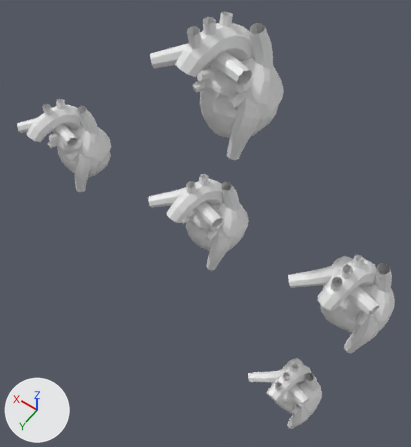
An edit to the Blender file Lisa Blender Files/heart blockout 2.0.blend, drawn before and after from the same camera.
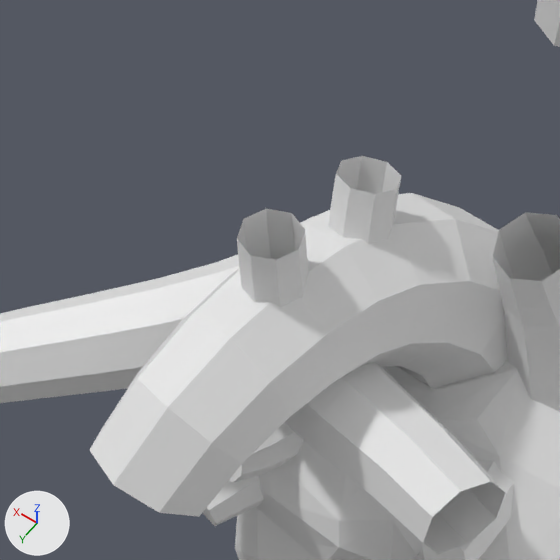
The first picture shows the older version from a 50 mm camera at (-5.3, 8.24, 15.45) aimed at (0.71, -0.18, 2.23). The close-ups show both versions on the part from 37% to 56% of the width and 34% to 51% of the height of that picture; other places that the commit changed are outside them. The lights are fixed; the arrows at lower left show +X, +Y and +Z.

Script lines for the objects in view, before the commit:
```python
ob_aorta_039 = bpy.data.objects.new('aorta.039', cu_beziercurve_078)
ob_aorta_039.location = (-0.744, 1.051, 6.738)
ob_aorta_039.rotation_euler = (1.684, 5.137, -1.709)  # degrees (96, 294, -98)
ob_aorta_046 = bpy.data.objects.new('aorta.046', cu_beziercurve_010)
ob_aorta_046.location = (0.558, 0.653, 5.305)
ob_aorta_046.rotation_euler = (1.617, 1.558, -1.527)  # degrees (93, 89, -87)
ob_hart_zbrush_defualt_group_011 = bpy.data.objects.new('hart:ZBrush_defualt_group.011', me_mesh_006)
ob_hart_zbrush_defualt_group_011.location = (0.336, 0.0, 2.924)
ob_hart_zbrush_defualt_group_011.rotation_euler = (1.484, 0.0, 3.142)  # degrees (85, 0, 180)
ob_hart_zbrush_defualt_group_011.scale = (0.303, 0.303, 0.303)
# also in view: 'aorta.045' at (0.48, 0.24, 4.6); 'aorta.052' at (0.72, 0.4, 3.16); 'pulmonary trunk.008' at (0.72, 0.17, 3.4); 'aorta.051' at (0.63, 0.36, 3.43); 'hart:ZBrush_defualt_group.001' at (0.23, -0.08, 2.67)
```
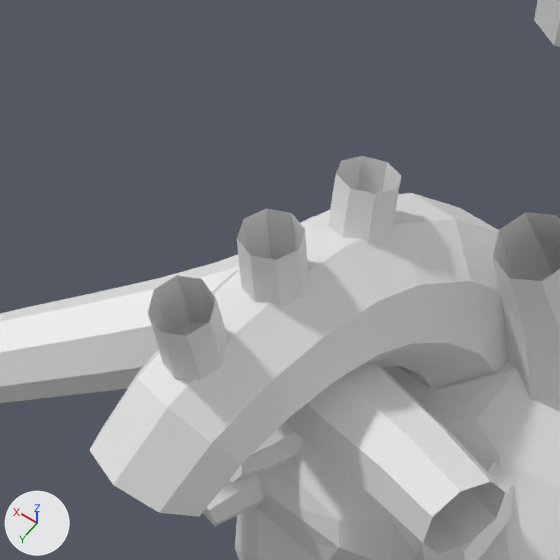
Patch to the scene script:
```diff
--- a/Lisa Blender Files/heart blockout 2.0.blend.py
+++ b/Lisa Blender Files/heart blockout 2.0.blend.py
@@ cu_beziercurve_048 @@
+cu_beziercurve_048 = bpy.data.curves.new('BezierCurve.048', 'CURVE')
+cu_beziercurve_048.dimensions = '3D'
+_sp = cu_beziercurve_048.splines.new('BEZIER'); _sp.bezier_points.add(1)
+_sp.bezier_points.foreach_set('co', [0.906, 0.0621, -0.0157, 0.491, -0.0208, -0.0000801])
+_sp.bezier_points.foreach_set('handle_left', [0.969, 0.0621, -0.0157, 0.601, 0.00674, -0.00278])
+_sp.bezier_points.foreach_set('handle_right', [0.844, 0.0621, -0.0158, 0.382, -0.0483, 0.00262])
+for _p, _l, _r in zip(_sp.bezier_points, ['ALIGNED', 'ALIGNED'], ['ALIGNED', 'ALIGNED']): _p.handle_left_type = _l; _p.handle_right_type = _r
+_sp.bezier_points.foreach_set('radius', [0.489, 0.489])
+_sp.order_u = 0
+_sp.order_v = 0
+_sp.resolution_u = 5
+_sp.use_smooth = False
+cu_beziercurve_048.use_path = True
+cu_beziercurve_048.bevel_resolution = 2
+cu_beziercurve_048.bevel_depth = 0.24
+cu_beziercurve_048.resolution_u = 5
+cu_beziercurve_048.fill_mode = 'FULL'
@@ ob_aorta_062 @@
+ob_aorta_062 = bpy.data.objects.new('aorta.062', cu_beziercurve_048)
+ob_aorta_062.location = (0.608, 1.089, 5.309)
+ob_aorta_062.rotation_euler = (1.617, 1.558, -1.527)  # degrees (93, 89, -87)
```

Boxes (x1, y1, x2, y2) around the edits, measured in the close-ups (560 x 560 px):
'aorta.062', added: after (148, 276, 227, 380)
